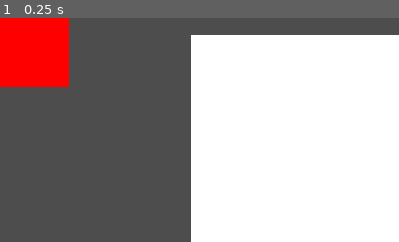
Above: before the commit, frame 1.
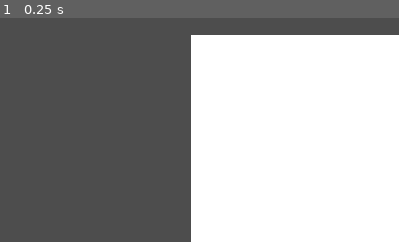
Above: after the commit, the same moment.

Repository: sticks-stuff/ggj
Game: Godot game, scene res://game_scene.tscn
Two runs of this game, one before a commit and one after it. Both use one fixed random seed, a clock stepped at 60 frames per second and the inputs below. The engine's default icon, where the game draws it, is replaced by a stand-in: a white triangle on a blue panel in a dark square.
Inputs:
- Up to frame 1 (0.25 s): no input
The pictures show only the part of the screen within x 0-50%, y 0-50%; the shares and areas given below are measured in that part.

The runs differ from the first frame. In frame 1, 5.3% of the frame differs, in the area x 0-18%, y 0-31%.

Commit message:
Added pixel drawing

Diff:
--- /dev/null
+++ b/canvas.gd
@@ -0,0 +1,49 @@
+extends ColorRect
+
+
+var width = 50
+var height = 50
+var pixels = []
+var pixel_height = get_size().y / width
+var pixel_width = get_size().x / height
+
+
+# Called when the node enters the scene tree for the first time.
+func _ready():
+	for y in range(height):
+		var line = []
+		for x in range(height):
+			line.append(null)
+		pixels.append(line)
+
+# Called every frame. 'delta' is the elapsed time since the previous frame.
+func _process(delta):
+	queue_redraw()
+
+func _draw():
+	var line_num = 0
+	for line in pixels:
+		var pixel_num = 0
+		for pixel in line:
+			var color = pixel
+			if color == null:
+				color = Color.WHITE
+			draw_rect(Rect2(pixel_num * pixel_width, line_num * pixel_height, pixel_width, pixel_height), color)
+			pixel_num += 1
+		line_num += 1
+
+func draw_pixel_line(mouse_pos1, mouse_pos2, color):
+	var pos1 =  Vector2((mouse_pos1.x - self.position.x) / pixel_width, (mouse_pos1.y - self.position.y) / pixel_height)
+	var pos2 =  Vector2((mouse_pos2.x - self.position.x) / pixel_width, (mouse_pos2.y - self.position.y) / pixel_height)
+	# https://en.wikipedia.org/wiki/Line_drawing_algorithm#:~:text=A%20naive%20line%2Ddrawing%20algorithm%5Bedit%5D
+	var dx = pos2.x - pos1.x
+	var dy = pos2.y - pos1.y
+	if dx == 0:
+		# Vertical line
+		for y in range(min(pos1.y, pos2.y), max(pos1.y, pos2.y)):
+			pixels[y][pos1.x] = color
+	else:
+		# Non-vertical line
+		for x in range(min(pos1.x, pos2.x), max(pos2.x, pos1.x)):
+			var y = pos1.y + dy * (x - pos1.x) / dx
+			pixels[y][x] = color
--- a/player_draw_pane.gd
+++ b/player_draw_pane.gd
@@ -12,12 +12,10 @@
 func _input(event):
 	if is_instance_of(event, InputEventMouse):
 		if last_button_mask == 1 and event.button_mask == 1:
-			print("draw line between:", last_position, event.position)
+			canvas.draw_pixel_line(last_position, event.position, Color.RED)
 		last_position = event.position;
 		last_button_mask = event.button_mask;
 
-func _draw():
-	draw_rect(Rect2(0, 0, 100, 100), Color.RED)
 
 func _process(delta):
 	queue_redraw()
--- a/player_draw_pane.tscn
+++ b/player_draw_pane.tscn
@@ -1,6 +1,7 @@
-[gd_scene load_steps=2 format=3 uid="uid://bxd7ae7230am8"]
+[gd_scene load_steps=3 format=3 uid="uid://bxd7ae7230am8"]
 
 [ext_resource type="Script" path="res://player_draw_pane.gd" id="1_x03nr"]
+[ext_resource type="Script" path="res://canvas.gd" id="2_ktsmk"]
 
 [node name="PlayerDrawPane" type="Control"]
 layout_mode = 3
@@ -24,3 +25,4 @@
 offset_bottom = 300.0
 grow_horizontal = 2
 grow_vertical = 2
+script = ExtResource("2_ktsmk")
